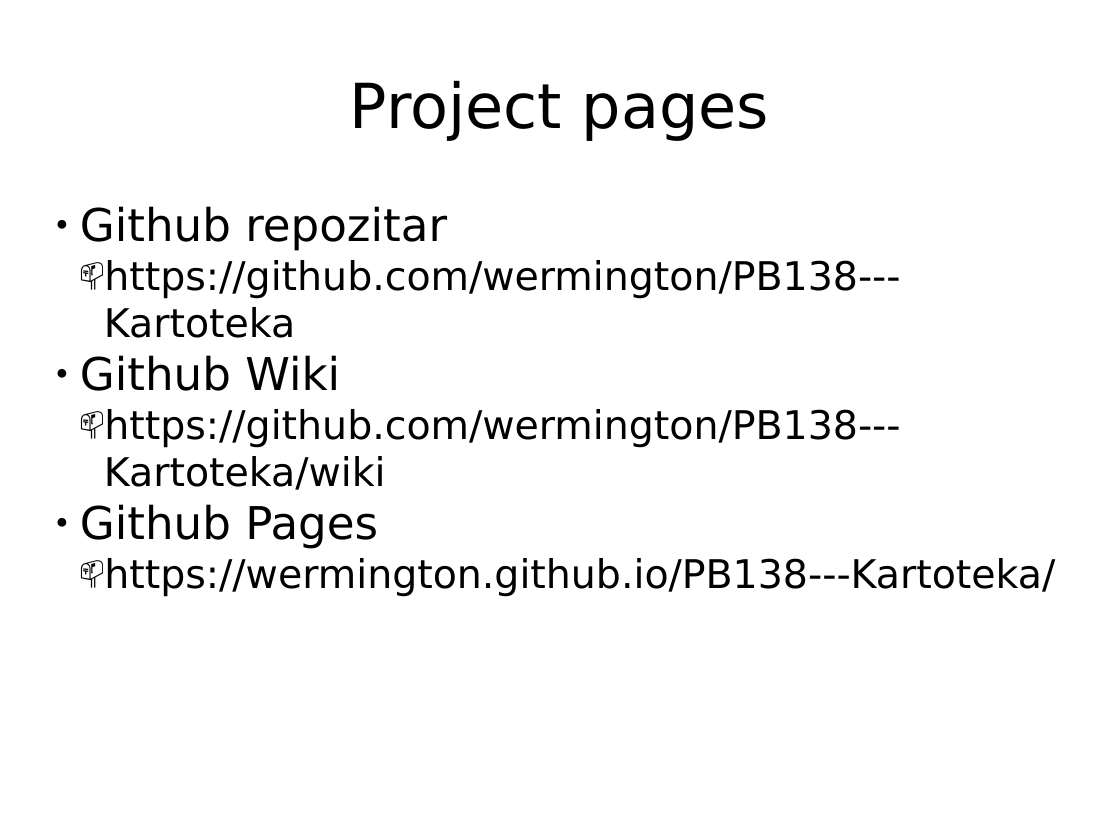
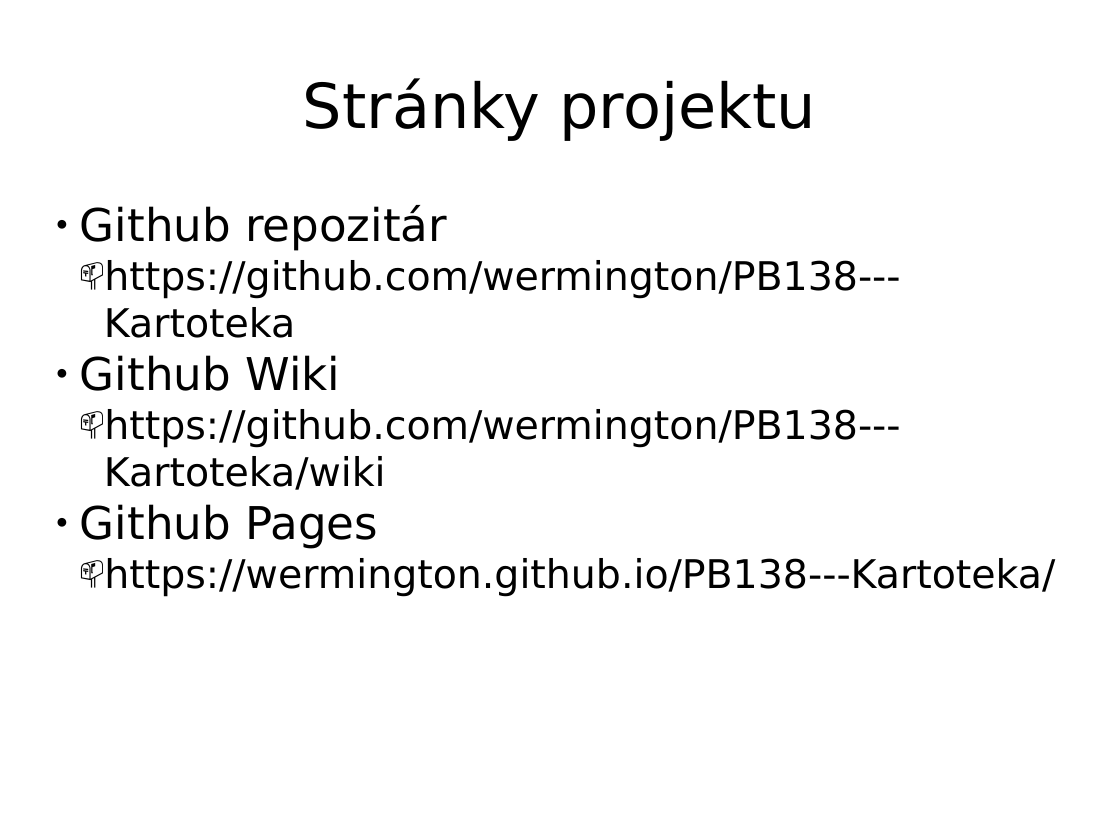
Before and after one commit to pestanko/PB138---Kartoteka, a slide deck: slide 3 of doc/presentation/Prezentacia.pptx. Drawn at 1120x840 pixels with LibreOffice and Linux fonts; fonts in the diff are those of the drawing. Boxes give left, top, right and bottom in pixels: in the first picture for what was removed or moved away, otherwise in the second. Text is boxed around its words. In the diff, an @@ line names an element or a change of style, - is before the commit and + after.

```diff
--- a/doc/presentation/Prezentacia.pptx
+++ b/doc/presentation/Prezentacia.pptx
@@ text at <box>303,78,816,141</box>: text changed @@
-Project pages
+Stránky projektu
@@ text at <box>80,205,447,251</box>: text changed @@
-● Github repozitar
+● Github repozitár
```
Also in this commit, not shown: 8 other slides changed, 1 slide removed, 4 other files.
